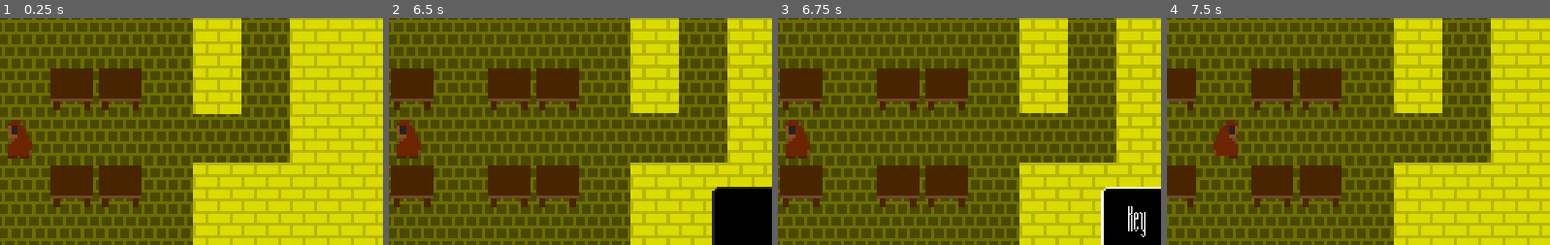
Above: before the commit, frames 1-4 (left to right).
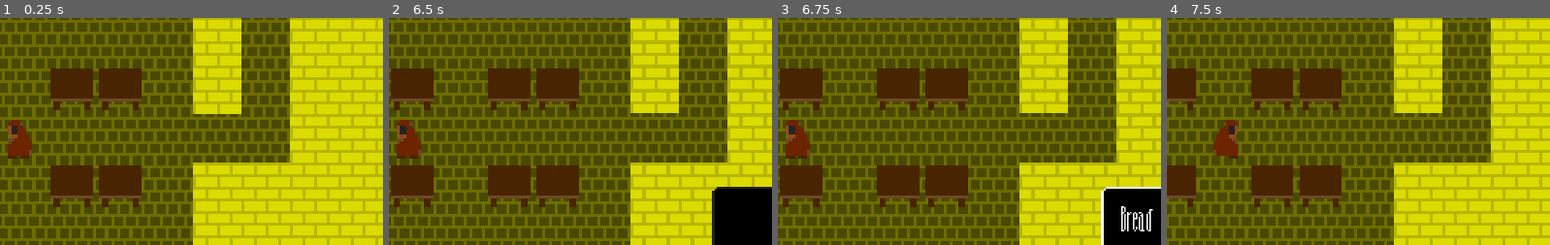
Above: after the commit, the same moments.

Repository: Demindiro/you-are-alone
Game: Godot game, scene res://test_map.tscn
Two runs of this game, one before a commit and one after it. Both use one fixed random seed, a clock stepped at 60 frames per second and the inputs below. This scene is started directly instead of the project's main scene.
Inputs:
- Up to frame 1 (0.25 s): no input
- Up to frame 2 (6.5 s): click "Move" at 0.5 s; hold Up (move_up) 1.28-2.75 s; click "Move" at 2.75 s; hold Left (move_left) 3.53-4.25 s; click "Move" at 4.25 s; hold Left (move_left) 5.03-5.75 s; click "Table" at 5.75 s
- Up to frame 3 (6.75 s): click "Table" at 6.5 s
- Up to frame 4 (7.5 s): click "Move" at 7.25 s
The pictures show only the part of the screen within x 46-96%, y 24-74%; the shares and areas given below are measured in that part.

Frames 1-2 are identical in both runs. In frame 3, 0.6% of the frame differs, in the area x 89-98%, y 82-97%; in frame 4, nothing differs.

Commit message:
Try to place one puzzle item in another puzzle

Diff:
--- a/map/map.gd
+++ b/map/map.gd
@@ -182,9 +182,20 @@
 		assert(false, "TODO")
 	else:
 		# There are plenty of free inventories, place wherever
+		var pzl_inv_i := 1
 		for pzl_items in puzzle_items:
 			var used_invs := []
+			# Place at least one item in another puzzle if possible
+			var placed_one := false
 			for it in pzl_items:
+				if pzl_inv_i < len(puzzles):
+					placed_one = _place_item_in_inv(puzzles[pzl_inv_i].items, it)
+				break
+			pzl_inv_i += 1
+			for it in pzl_items:
+				if placed_one:
+					placed_one = false
+					continue
 				# Keep trying, we must place the item
 				# Also, this shouldn't get stuck indefinitely anyways
 				while true:
